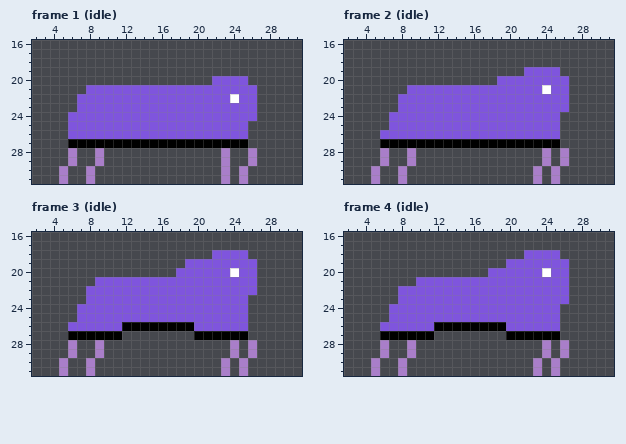
Two states of a pixel-art file, scenes/hopper/hopper.aseprite. This is how it looked before the edit.
32x32 pixels, 23 frames. Shown: frame 1 (idle): x 2..31, y 16..31; frame 2 (idle): x 2..31, y 16..31; frame 3 (idle): x 2..31, y 16..31; frame 4 (idle): x 2..31, y 16..31. The commit also changed other frames, which this record leaves out.
After:
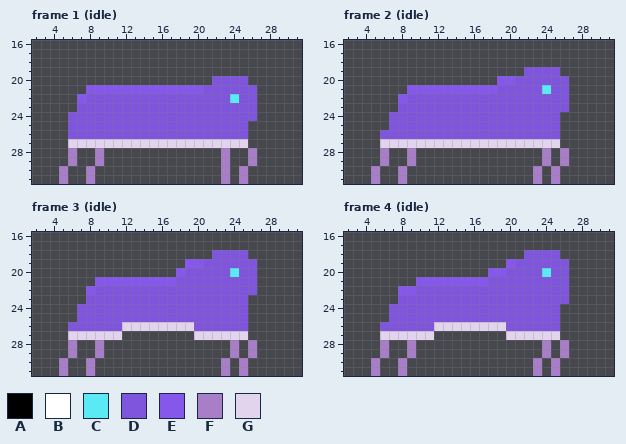
Palette (. is transparent): A #000000  B #ffffff  C #59eaf5  D #7f55dd  E #8557eb  F #a97ec9  G #e3d4ed
The edit:
layer "blob" now hidden
Frame 1 (idle):
The author changed colour B to colour C in row 22 at x 24.
The author changed colour D to colour E in row 21 at x 8 to 20; in row 22 at x 7.
The author changed colour A to colour G in row 27 at x 6 to 25.
Frame 2 (idle):
The author changed colour B to colour C in row 21 at x 24.
The author changed colour D to colour E in row 20 at x 19 to 20; in row 21 at x 9 to 18; in row 22 at x 8.
The author changed colour A to colour G in row 27 at x 6 to 25.
Frame 3 (idle):
The author changed colour B to colour C in row 20 at x 24.
The author changed colour D to colour E in row 19 at x 19 to 20; in row 20 at x 18; in row 21 at x 9 to 17; in row 22 at x 8.
The author changed colour A to colour G in row 26 at x 12 to 19; in row 27 at x 6 to 11 and 20 to 25.
Frame 4 (idle):
The author changed colour B to colour C in row 20 at x 24.
The author changed colour D to colour E in row 19 at x 20; in row 20 at x 18 to 19; in row 21 at x 10 to 17; in row 22 at x 8 to 9.
The author changed colour A to colour G in row 26 at x 12 to 19; in row 27 at x 6 to 11 and 20 to 25.
